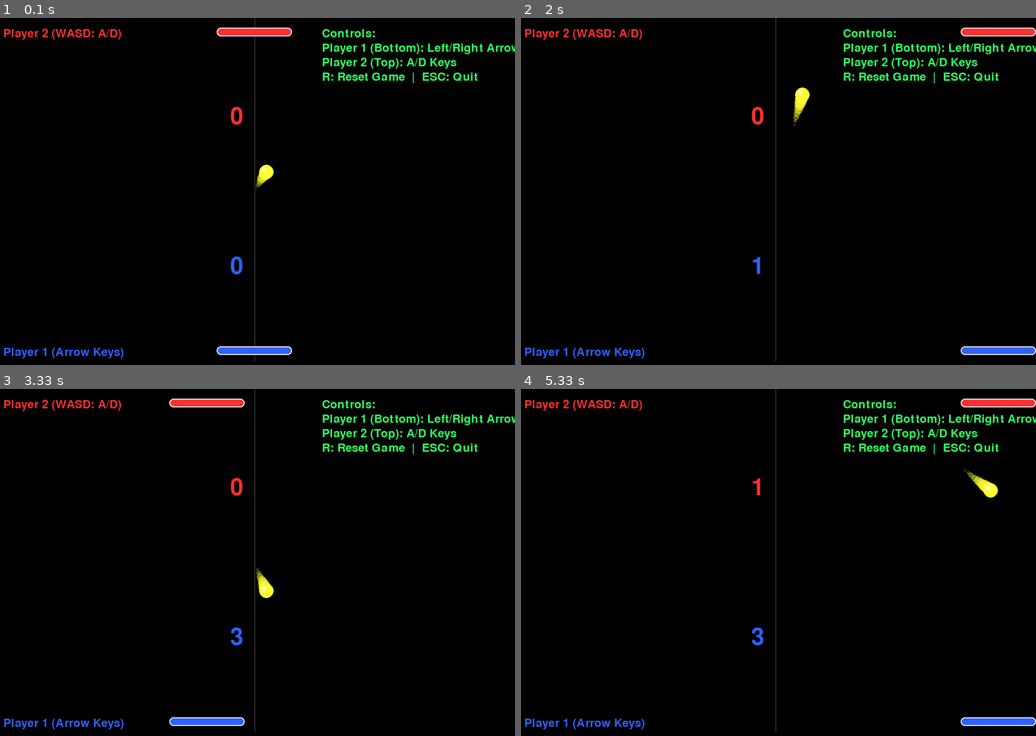
Above: before the commit, frames 1-4 (two rows, left to right).
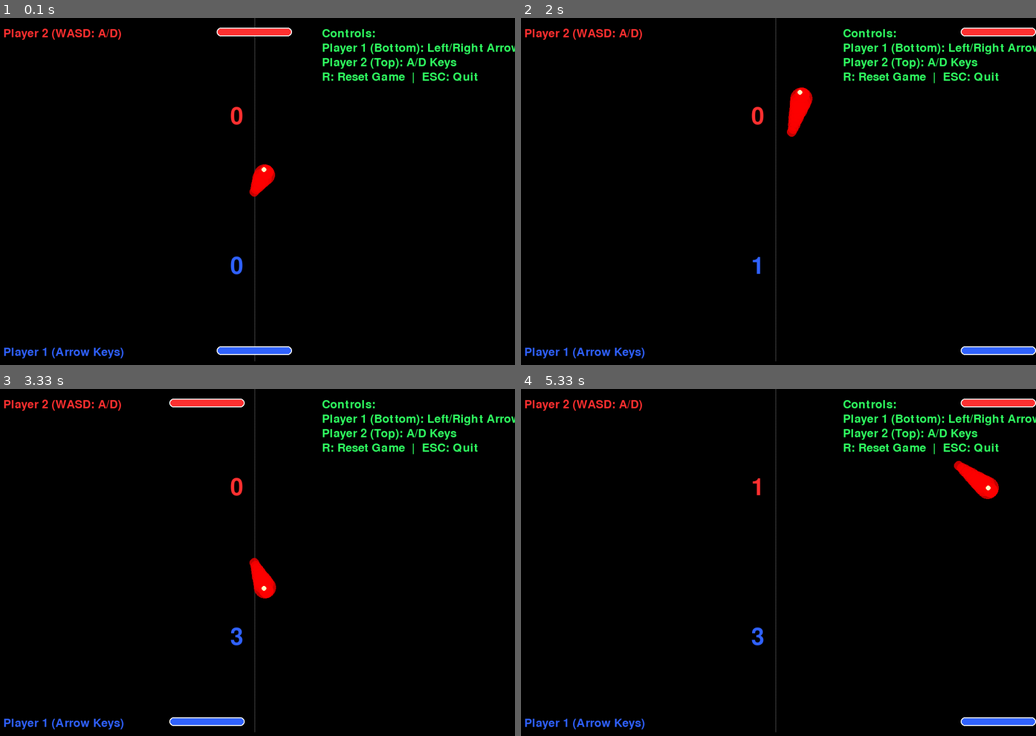
Above: after the commit, the same moments.

Repository: 98kx/Tian-Home-work
Game: pygame game, started from ISC3U1 Culminating Task/Pong-style Ball Game.py
Same seed, same stepped clock (60 frames per second), same inputs: the game is played once before the commit and once after it.
Inputs:
- Up to frame 1 (0.1 s): no input
- Up to frame 2 (2 s): hold D 0.33-0.8 s; hold Right 0.33-0.8 s; hold R 0.83-1.3 s; hold Right 0.83-1.3 s; hold D 0.83-1.3 s
- Up to frame 3 (3.33 s): hold Left 2.33-2.87 s; hold A 2.33-2.87 s; hold Left 2.9-3.3 s; hold A 2.9-3.3 s
- Up to frame 4 (5.33 s): hold Right 3.33-3.97 s; hold D 3.33-3.97 s; hold Left 4-4.47 s; hold A 4-4.47 s; hold Right 4.5-4.97 s; hold D 4.5-4.97 s; hold Right from 5 s (still down); hold D from 5 s (still down)

The runs differ from the first frame. In frame 1, 0.3% of the frame differs, in the area x 48-54%, y 42-52%; in frame 2, 0.4%; in frame 3, 0.4%; in frame 4, 0.5%, in the area x 84-93%, y 20-32%.

Commit message:
添加注释

Diff:
--- a/ISC3U1 Culminating Task/Pong-style Ball Game.py
+++ b/ISC3U1 Culminating Task/Pong-style Ball Game.py
@@ -1,142 +1,156 @@
-import pygame
-import random
-import math
-from typing import Tuple, Optional
-
-# Initialize Pygame
+# 导入所需库
+import pygame  # 游戏开发库
+import random  # 随机数生成
+import math  # 数学函数
+from typing import Tuple, Optional  # 类型注解支持
+
+# 初始化Pygame库
 pygame.init()
 
-# Constants
-SCREEN_WIDTH, SCREEN_HEIGHT = 1080, 720
-SCREEN_TITLE = "Pong-Style Ball Game"
-FPS = 60
-PADDLE_SPEED = 10
-BALL_SPEED = 8
-PADDLE_WIDTH, PADDLE_HEIGHT = 156, 18
-BALL_RADIUS = 15
-
-# Color definitions
-BLACK = (0, 0, 0)
-WHITE = (255, 255, 255)
-RED = (255, 50, 50)
-BLUE = (50, 100, 255)
-GREEN = (50, 255, 100)
-YELLOW = (255, 255, 50)
+# 游戏常量定义
+SCREEN_WIDTH, SCREEN_HEIGHT = 1080, 720  # 游戏窗口尺寸
+SCREEN_TITLE = "Pong-Style Ball Game"  # 窗口标题
+FPS = 60  # 帧率（每秒更新次数）
+PADDLE_SPEED = 10  #  paddle移动速度
+BALL_SPEED = 8  # 球的初始速度
+PADDLE_WIDTH, PADDLE_HEIGHT = 156, 18  # paddle尺寸
+BALL_RADIUS = 15  # 球的半径
+
+# 颜色定义（RGB格式）
+BLACK = (0, 0, 0)  # 背景色
+WHITE = (255, 255, 255)  # 边框和高亮色
+RED = (255, 50, 50)  # 顶部paddle和玩家2颜色
+BLUE = (50, 100, 255)  # 底部paddle和玩家1颜色
+GREEN = (50, 255, 100)  # 说明文字颜色
+YELLOW = (255, 0, 0)  # 球的颜色
 
 
 class Paddle:
-    """Paddle class to manage player's paddle"""
+    """Paddle类用于管理玩家的paddle"""
 
     def __init__(self, x: float, y: float, color: Tuple[int, int, int], is_top: bool = False):
-        """Initialize a paddle
-
-        Args:
-            x: Starting X coordinate
-            y: Starting Y coordinate
-            color: Paddle color
-            is_top: Whether this is the top paddle (for collision detection)
-        """
+        """初始化paddle对象
+
+        Args:
+            x: 初始X坐标
+            y: 初始Y坐标
+            color: Paddle颜色（RGB元组）
+            is_top: 是否为顶部paddle（影响碰撞检测的方向）
+        """
+        # 创建paddle的矩形对象，用于碰撞检测和绘制
         self.rect = pygame.Rect(x, y, PADDLE_WIDTH, PADDLE_HEIGHT)
-        self.color = color
-        self.is_top = is_top
-        self.speed = PADDLE_SPEED
+        self.color = color  # 存储颜色
+        self.is_top = is_top  # 标记是否为顶部paddle
+        self.speed = PADDLE_SPEED  # 设置移动速度
 
     def move(self, dx: float) -> None:
-        """Move the paddle horizontally
-
-        Args:
-            dx: Distance to move on X axis
-        """
-        self.rect.x += dx
-        self._enforce_boundaries()
+        """水平移动paddle
+
+        Args:
+            dx: X轴移动距离（负值向左，正值向右）
+        """
+        self.rect.x += dx  # 更新X坐标
+        self._enforce_boundaries()  # 确保paddle不会移出屏幕
 
     def _enforce_boundaries(self) -> None:
-        """Ensure paddle stays within screen boundaries"""
+        """确保paddle始终保持在屏幕边界内"""
+        # 使用max和min函数限制paddle的X坐标范围
         self.rect.x = max(0, min(self.rect.x, SCREEN_WIDTH - PADDLE_WIDTH))
 
     def draw(self, screen: pygame.Surface) -> None:
-        """Draw paddle on the screen"""
+        """在屏幕上绘制paddle
+
+        Args:
+            screen: Pygame显示表面对象
+        """
+        # 绘制填充的圆角矩形作为paddle主体
         pygame.draw.rect(screen, self.color, self.rect, border_radius=8)
-        # Add a subtle outline
+        # 添加白色边框增加视觉效果
         pygame.draw.rect(screen, WHITE, self.rect, 2, border_radius=8)
 
 
 class Ball:
-    """Ball class to manage the game ball"""
+    """Ball类用于管理游戏中的球"""
 
     def __init__(self, x: float, y: float):
-        """Initialize the ball
-
-        Args:
-            x: Starting X coordinate
-            y: Starting Y coordinate
-        """
-        self.x = x
-        self.y = y
-        self.radius = BALL_RADIUS
-        self.color = YELLOW
-
-        # Start with a random direction
-        angle = random.uniform(math.pi / 4, 3 * math.pi / 4)  # 45 to 135 degrees
-        if random.random() > 0.5:
-            angle += math.pi  # Reverse direction
-
+        """初始化球对象
+
+        Args:
+            x: 初始X坐标
+            y: 初始Y坐标
+        """
+        self.x = x  # 球的X坐标（使用浮点数提高精度）
+        self.y = y  # 球的Y坐标
+        self.radius = BALL_RADIUS  # 球的半径
+        self.color = YELLOW  # 球的颜色
+
+        # 随机初始方向：45到135度之间（确保球不会直接水平或垂直移动）
+        angle = random.uniform(math.pi / 4, 3 * math.pi / 4)
+        # 50%概率反转方向
+        rd = random.random()
+        print(rd )
+        if rd > 0.5:
+            angle += math.pi  # 反转180度
+
+        # 计算X和Y方向的速度分量
         self.dx = math.cos(angle) * BALL_SPEED
         self.dy = math.sin(angle) * BALL_SPEED
 
-        # Trail effect
-        self.trail = []
-        self.max_trail_length = 10
+        # 轨迹效果相关变量
+        self.trail = []  # 存储轨迹点的列表
+        self.max_trail_length = 10  # 最大轨迹长度
 
     def move(self) -> None:
-        """Move the ball and handle wall collisions"""
-        # Add current position to trail
+        """移动球并处理墙壁碰撞"""
+        # 添加当前位置到轨迹列表
         self.trail.append((self.x, self.y))
+        # 如果轨迹过长，移除最旧的点
         if len(self.trail) > self.max_trail_length:
             self.trail.pop(0)
 
-        # Move the ball
+        # 更新球的位置
         self.x += self.dx
         self.y += self.dy
 
-        # Bounce off top and bottom walls
-        if self.y - self.radius <= 0:
-            self.y = self.radius
-            self.dy = abs(self.dy)
-        elif self.y + self.radius >= SCREEN_HEIGHT:
-            self.y = SCREEN_HEIGHT - self.radius
-            self.dy = -abs(self.dy)
+        # 处理上下墙壁碰撞
+        if self.y - self.radius <= 0:  # 碰撞顶部墙壁
+            self.y = self.radius  # 重置位置以避免球卡在墙内
+            self.dy = abs(self.dy)  # Y方向速度变为正值（向下）
+        elif self.y + self.radius >= SCREEN_HEIGHT:  # 碰撞底部墙壁
+            self.y = SCREEN_HEIGHT - self.radius  # 重置位置
+            self.dy = -abs(self.dy)  # Y方向速度变为负值（向上）
 
     def check_paddle_collision(self, paddle: Paddle) -> bool:
-        """Check if the ball collides with a paddle
-
-        Args:
-            paddle: The paddle to check collision with
+        """检查球是否与paddle碰撞
+
+        Args:
+            paddle: 要检查的paddle对象
 
         Returns:
-            True if collision occurred, False otherwise
-        """
-        # Simple AABB collision
+            如果发生碰撞返回True，否则返回False
+        """
+        # 创建球的矩形边界框用于AABB碰撞检测
         ball_rect = pygame.Rect(self.x - self.radius, self.y - self.radius,
                                 self.radius * 2, self.radius * 2)
 
+        # 检查球的矩形是否与paddle的矩形重叠
         if ball_rect.colliderect(paddle.rect):
-            # Calculate hit position (from -1 to 1, where -1 is left edge, 1 is right edge)
+            # 计算球在paddle上的击中位置（-1到1之间，-1为左边缘，1为右边缘）
             hit_pos = (self.x - paddle.rect.centerx) / (paddle.rect.width / 2)
 
-            # Adjust angle based on where the ball hit the paddle
-            angle = hit_pos * (math.pi / 3)  # Max 60 degrees from center
-
-            # Reverse Y direction
-            if paddle.is_top:
+            # 根据击中位置调整反弹角度（最大偏离中心60度）
+            angle = hit_pos * (math.pi / 3)  # 弧度制的60度
+
+            # 根据paddle位置调整Y方向速度
+            if paddle.is_top:  # 顶部paddle，球应向下反弹
                 self.dy = abs(math.sin(angle) * BALL_SPEED)
-            else:
+            else:  # 底部paddle，球应向上反弹
                 self.dy = -abs(math.sin(angle) * BALL_SPEED)
 
-            # Set X direction based on hit position
+            # 根据击中位置设置X方向速度
             self.dx = math.cos(angle) * BALL_SPEED * (1 if hit_pos > 0 else -1)
 
-            # Add a small speed increase on each hit
+            # 每次碰撞后速度增加5%，增加游戏难度
             self.dx *= 1.05
             self.dy *= 1.05
 
@@ -144,163 +158,176 @@
         return False
 
     def is_out_of_bounds(self) -> Optional[str]:
-        """Check if ball is out of bounds (scored)
+        """检查球是否出界（得分情况）
 
         Returns:
-            "top" if top player scored, "bottom" if bottom player scored, None otherwise
-        """
+            - "top": 如果球越过顶部边界（底部玩家得分）
+            - "bottom": 如果球越过底部边界（顶部玩家得分）
+            - None: 如果球没有出界
+        """
+        # 如果球左右出界，重置到屏幕中心并随机方向
         if self.x < 0 or self.x > SCREEN_WIDTH:
-            # Reset position if ball goes out sideways
+            # 重置位置到屏幕中心
             self.x = SCREEN_WIDTH / 2
             self.y = SCREEN_HEIGHT / 2
-            # Start with a random direction
+            # 随机初始方向
             angle = random.uniform(math.pi / 4, 3 * math.pi / 4)
             self.dx = math.cos(angle) * BALL_SPEED
             self.dy = math.sin(angle) * BALL_SPEED
 
-        # Check for scoring
-        if self.y - self.radius <= 0:
+        # 检查得分情况
+        if self.y - self.radius <= 0:  # 球越过顶部边界
             return "top"
-        elif self.y + self.radius >= SCREEN_HEIGHT:
+        elif self.y + self.radius >= SCREEN_HEIGHT:  # 球越过底部边界
             return "bottom"
         return None
 
     def draw(self, screen: pygame.Surface) -> None:
-        """Draw ball on the screen with trail effect"""
-        # Draw trail
+        """在屏幕上绘制球及其轨迹效果
+
+        Args:
+            screen: Pygame显示表面对象
+        """
+        # 绘制轨迹效果
         for i, (trail_x, trail_y) in enumerate(self.trail):
-            alpha = int(255 * (i / len(self.trail)))
-            radius = int(self.radius * (i / len(self.trail)))
+            # 计算轨迹点的透明度（从透明到不透明）
+            alpha = 200 #int(1 * (i / len(self.trail)))
+            # 计算轨迹点的半径（从大到小）
+            radius = 10 +int(self.radius * (i / len(self.trail)))
+            # 轨迹颜色（与球同色但带透明度）
             trail_color = (YELLOW[0], YELLOW[1], YELLOW[2], alpha)
 
-            # Create a surface for the trail circle with alpha
+            # 创建带透明度的表面用于绘制轨迹
             trail_surface = pygame.Surface((radius * 2, radius * 2), pygame.SRCALPHA)
+            # 在透明表面上绘制轨迹点
             pygame.draw.circle(trail_surface, (*trail_color[:3], alpha), (radius, radius), radius)
+            # 将轨迹点绘制到主屏幕
             screen.blit(trail_surface, (trail_x - radius, trail_y - radius))
 
-        # Draw the ball
+        # 绘制主球
         pygame.draw.circle(screen, self.color, (int(self.x), int(self.y)), self.radius)
 
-        # Add a highlight to the ball
+        # 为球添加高光效果，增加立体感
         highlight_pos = (int(self.x) - 5, int(self.y) - 5)
         pygame.draw.circle(screen, (255, 255, 200, 100), highlight_pos, 5)
 
 
 class Game:
-    """Main game class to manage game state"""
+    """主游戏类，管理游戏状态和游戏循环"""
 
     def __init__(self):
-        """Initialize the game"""
+        """初始化游戏对象"""
+        # 创建游戏窗口
         self.screen = pygame.display.set_mode((SCREEN_WIDTH, SCREEN_HEIGHT))
+        # 设置窗口标题
         pygame.display.set_caption(SCREEN_TITLE)
 
-        # Create paddles
+        # 创建paddle对象
         self.top_paddle = Paddle(SCREEN_WIDTH / 2 - PADDLE_WIDTH / 2, 20, RED, is_top=True)
         self.bottom_paddle = Paddle(SCREEN_WIDTH / 2 - PADDLE_WIDTH / 2, SCREEN_HEIGHT - 40, BLUE, is_top=False)
 
-        # Create ball
+        # 创建球对象
         self.ball = Ball(SCREEN_WIDTH / 2, SCREEN_HEIGHT / 2)
 
-        # Scores
-        self.top_score = 0
-        self.bottom_score = 0
-
-        # Font for score display
-        self.font = pygame.font.SysFont(None, 72)
-        self.small_font = pygame.font.SysFont(None, 36)
-
-        # Game clock
+        # 分数初始化
+        self.top_score = 0  # 顶部玩家分数
+        self.bottom_score = 0  # 底部玩家分数
+
+        # 字体设置
+        self.font = pygame.font.SysFont(None, 72)  # 大字体用于显示分数
+        self.small_font = pygame.font.SysFont(None, 36)  # 小字体用于显示说明
+
+        # 游戏时钟（控制帧率）
         self.clock = pygame.time.Clock()
-        self.running = True
-
-        # Center line
+        self.running = True  # 游戏运行状态标志
+
+        # 创建中心虚线
         self.center_line_points = []
         for y in range(0, SCREEN_HEIGHT, 20):
+            # 添加虚线的每个线段的起点和终点
             self.center_line_points.append((SCREEN_WIDTH / 2, y))
             self.center_line_points.append((SCREEN_WIDTH / 2, y + 10))
 
     def handle_events(self) -> None:
-        """Handle pygame events"""
+        """处理Pygame事件（如窗口关闭、按键按下等）"""
         for event in pygame.event.get():
-            if event.type == pygame.QUIT:
-                self.running = False
-            elif event.type == pygame.KEYDOWN:
-                if event.key == pygame.K_ESCAPE:
+            if event.type == pygame.QUIT:  # 窗口关闭事件
+                self.running = False  # 停止游戏循环
+            elif event.type == pygame.KEYDOWN:  # 按键按下事件
+                if event.key == pygame.K_ESCAPE:  # ESC键退出游戏
                     self.running = False
-                elif event.key == pygame.K_r:
-                    # Reset game
-                    self.top_score = 0
+                elif event.key == pygame.K_r:  # R键重置游戏
+                    self.top_score = 0  # 重置分数
                     self.bottom_score = 0
-                    self.ball = Ball(SCREEN_WIDTH / 2, SCREEN_HEIGHT / 2)
+                    self.ball = Ball(SCREEN_WIDTH / 2, SCREEN_HEIGHT / 2)  # 创建新球
 
     def handle_input(self) -> None:
-        """Handle player input"""
-        keys = pygame.key.get_pressed()
-
-        # Top paddle (Player 2) controls: A/D
-        if keys[pygame.K_a]:
+        """处理玩家输入（键盘控制）"""
+        keys = pygame.key.get_pressed()  # 获取当前所有按下的键
+
+        # 顶部paddle（玩家2）控制：A/D键
+        if keys[pygame.K_a]:  # A键向左移动
             self.top_paddle.move(-self.top_paddle.speed)
-        if keys[pygame.K_d]:
+        if keys[pygame.K_d]:  # D键向右移动
             self.top_paddle.move(self.top_paddle.speed)
 
-        # Bottom paddle (Player 1) controls: Left/Right arrows
-        if keys[pygame.K_LEFT]:
+        # 底部paddle（玩家1）控制：左右方向键
+        if keys[pygame.K_LEFT]:  # 左方向键向左移动
             self.bottom_paddle.move(-self.bottom_paddle.speed)
-        if keys[pygame.K_RIGHT]:
+        if keys[pygame.K_RIGHT]:  # 右方向键向右移动
             self.bottom_paddle.move(self.bottom_paddle.speed)
 
     def update(self) -> None:
-        """Update game state"""
-        # Move the ball
+        """更新游戏状态"""
+        # 移动球
         self.ball.move()
 
-        # Check paddle collisions
+        # 检查球与paddle的碰撞
         if self.ball.check_paddle_collision(self.top_paddle) or \
                 self.ball.check_paddle_collision(self.bottom_paddle):
-            # Play sound effect would go here
+            # 这里可以添加碰撞音效
             pass
 
-        # Check if ball is out of bounds (scored)
+        # 检查球是否出界（得分）
         score_result = self.ball.is_out_of_bounds()
-        if score_result == "top":
+        if score_result == "top":  # 球越过顶部边界，底部玩家得分
             self.bottom_score += 1
-            # Reset ball
+            # 重置球到中心
             self.ball = Ball(SCREEN_WIDTH / 2, SCREEN_HEIGHT / 2)
-        elif score_result == "bottom":
+        elif score_result == "bottom":  # 球越过底部边界，顶部玩家得分
             self.top_score += 1
-            # Reset ball
+            # 重置球到中心
             self.ball = Ball(SCREEN_WIDTH / 2, SCREEN_HEIGHT / 2)
 
     def draw(self) -> None:
-        """Draw everything on the screen"""
-        # Clear the screen
+        """在屏幕上绘制所有游戏元素"""
+        # 清空屏幕（黑色背景）
         self.screen.fill(BLACK)
 
-        # Draw center line
+        # 绘制中心虚线
         pygame.draw.lines(self.screen, (50, 50, 50), False, self.center_line_points, 2)
 
-        # Draw paddles
+        # 绘制paddle
         self.top_paddle.draw(self.screen)
         self.bottom_paddle.draw(self.screen)
 
-        # Draw ball
+        # 绘制球
         self.ball.draw(self.screen)
 
-        # Draw scores
-        top_score_text = self.font.render(str(self.top_score), True, RED)
+        # 绘制分数
+        top_score_text = self.font.render(str(self.top_score), True, RED)  # 创建分数文本
         bottom_score_text = self.font.render(str(self.bottom_score), True, BLUE)
-
+        # 绘制分数到屏幕
         self.screen.blit(top_score_text, (SCREEN_WIDTH / 2 - 50, SCREEN_HEIGHT / 4))
         self.screen.blit(bottom_score_text, (SCREEN_WIDTH / 2 - 50, 3 * SCREEN_HEIGHT / 4 - 50))
 
-        # Draw player labels
+        # 绘制玩家标签
         top_label = self.small_font.render("Player 2 (WASD: A/D)", True, RED)
         bottom_label = self.small_font.render("Player 1 (Arrow Keys)", True, BLUE)
-
         self.screen.blit(top_label, (20, 20))
         self.screen.blit(bottom_label, (20, SCREEN_HEIGHT - 40))
 
-        # Draw instructions
+        # 绘制游戏说明
         instructions = [
             "Controls:",
             "Player 1 (Bottom): Left/Right Arrow Keys",
@@ -308,25 +335,27 @@
             "R: Reset Game  |  ESC: Quit"
         ]
 
+        # 绘制每条说明文字
         for i, line in enumerate(instructions):
             text = self.small_font.render(line, True, GREEN)
             self.screen.blit(text, (SCREEN_WIDTH - 400, 20 + i * 30))
 
-        # Update display
+        # 更新屏幕显示
         pygame.display.flip()
 
     def run(self) -> None:
-        """Main game loop"""
+        """主游戏循环"""
         while self.running:
-            self.handle_events()
-            self.handle_input()
-            self.update()
-            self.draw()
-            self.clock.tick(FPS)
-
-        pygame.quit()
-
-
+            self.handle_events()  # 处理事件
+            self.handle_input()  # 处理输入
+            self.update()  # 更新游戏状态
+            self.draw()  # 绘制游戏元素
+            self.clock.tick(FPS)  # 控制帧率
+
+        pygame.quit()  # 退出Pygame
+
+
+# 如果直接运行此文件，启动游戏
 if __name__ == "__main__":
-    game = Game()
-    game.run()
+    game = Game()  # 创建游戏对象
+    game.run()  # 运行游戏
